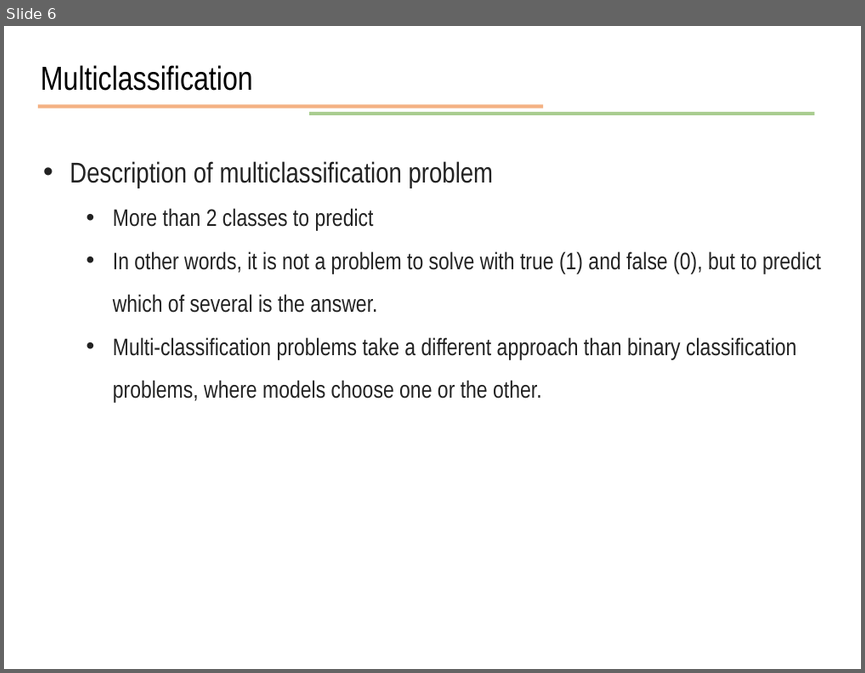
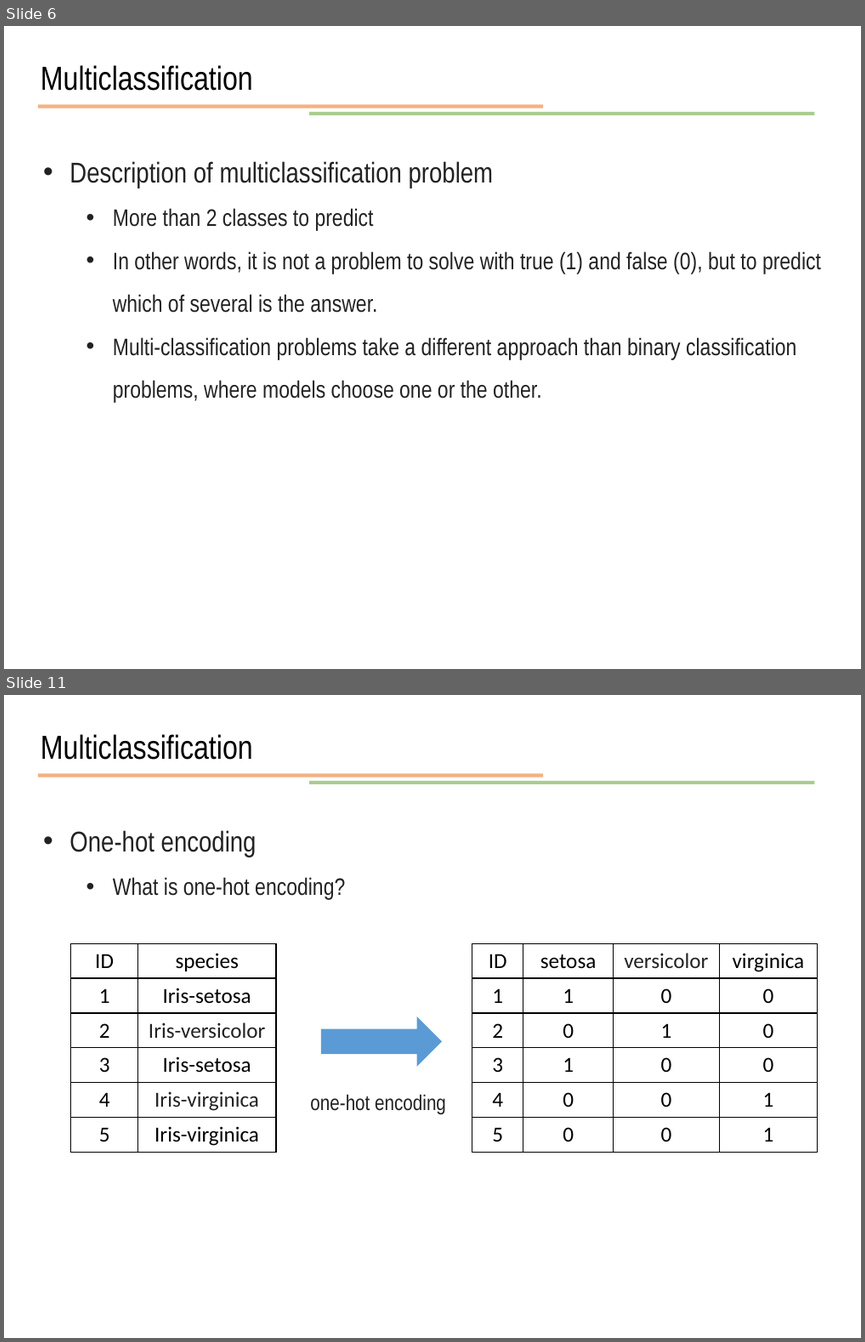
Before and after one commit to JunetaeKim/DeepLearningClass, a slide deck: Week10/week10 Introduction to tensorflow.pptx. Shown one above the other, each under a label of ours: slide 6 before the commit, slides 6 and 11 after it; the slides between them are not shown. The pictures are 865x673 and 865x1342 pixels, drawn with LibreOffice and Linux fonts; fonts in the diff are those of the drawing. Boxes give left, top, right and bottom in pixels: in the first picture for what was removed or moved away, otherwise in the second. Text is boxed around its words. In the diff, an @@ line names an element or a change of style, - is before the commit and + after.

```diff
--- a/Week10/week10 Introduction to tensorflow.pptx
+++ b/Week10/week10 Introduction to tensorflow.pptx
@@ slide 11 added at (4,695,861,1338), background #FFFFFF @@
@@ text added at (41,734,253,760), 28 pt, text #000000 @@
+Multiclassification
@@ line added from (38, 776) to (543, 776), #ED7D31 3 pt @@
@@ line added from (309, 783) to (815, 783), #70AD47 3 pt @@
@@ text added at (69,830,345,900), 20 pt, text #222222 @@
+• One-hot encoding
+  • What is one-hot encoding?
@@ table added at (71,943,276,1151), 6 rows, 2 columns @@
+ID | species
+1 | Iris-setosa
+2 | Iris-versicolor
+3 | Iris-setosa
+4 | Iris-virginica
+5 | Iris-virginica
@@ table added at (472,943,817,1151), 6 rows, 4 columns @@
+ID | setosa | versicolor | virginica
+1 | 1 | 0 | 0
+2 | 0 | 1 | 0
+3 | 1 | 0 | 0
+4 | 0 | 0 | 1
+5 | 0 | 0 | 1
@@ right arrow added at (321,1016,442,1066), fill #5B9BD5 @@
@@ text added at (310,1094,446,1115), 18 pt, text #222222 @@
+one-hot encoding
```
Also in this commit, not shown: 1 slide changed, 16 other slides added, 3 other files.
